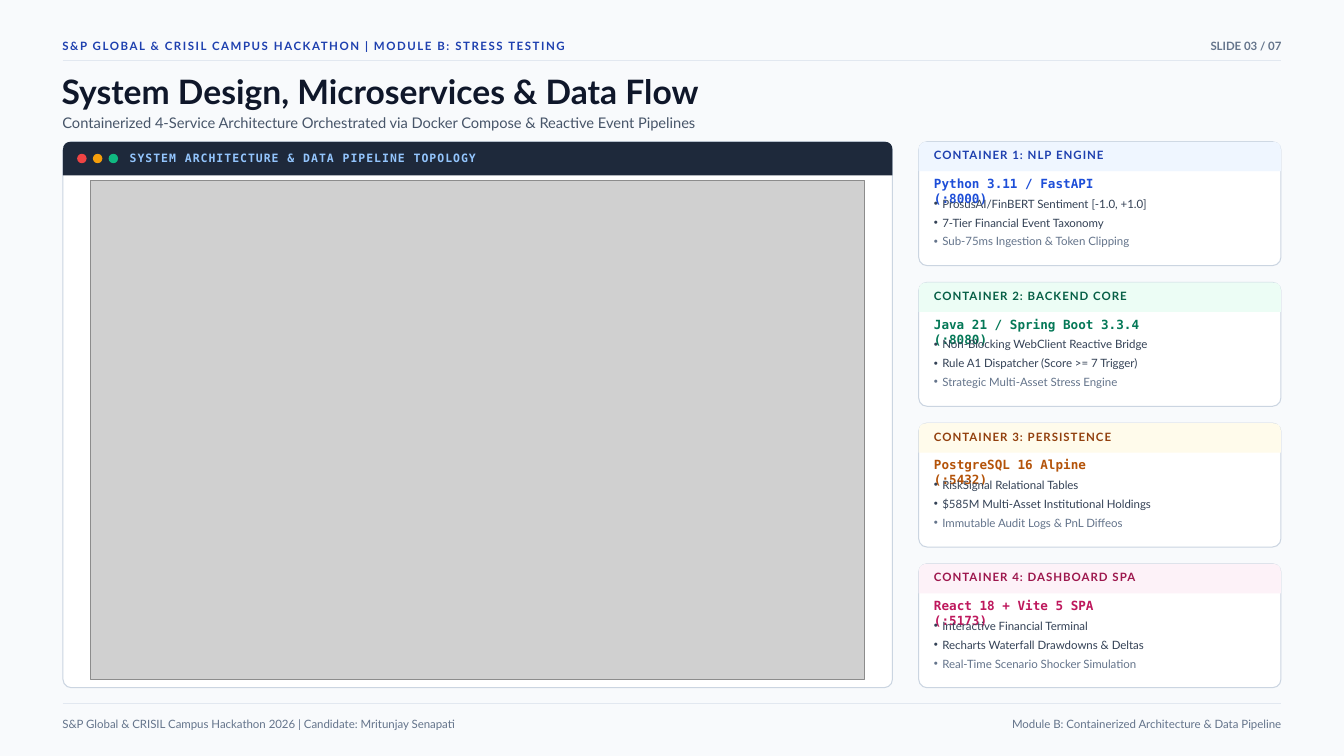
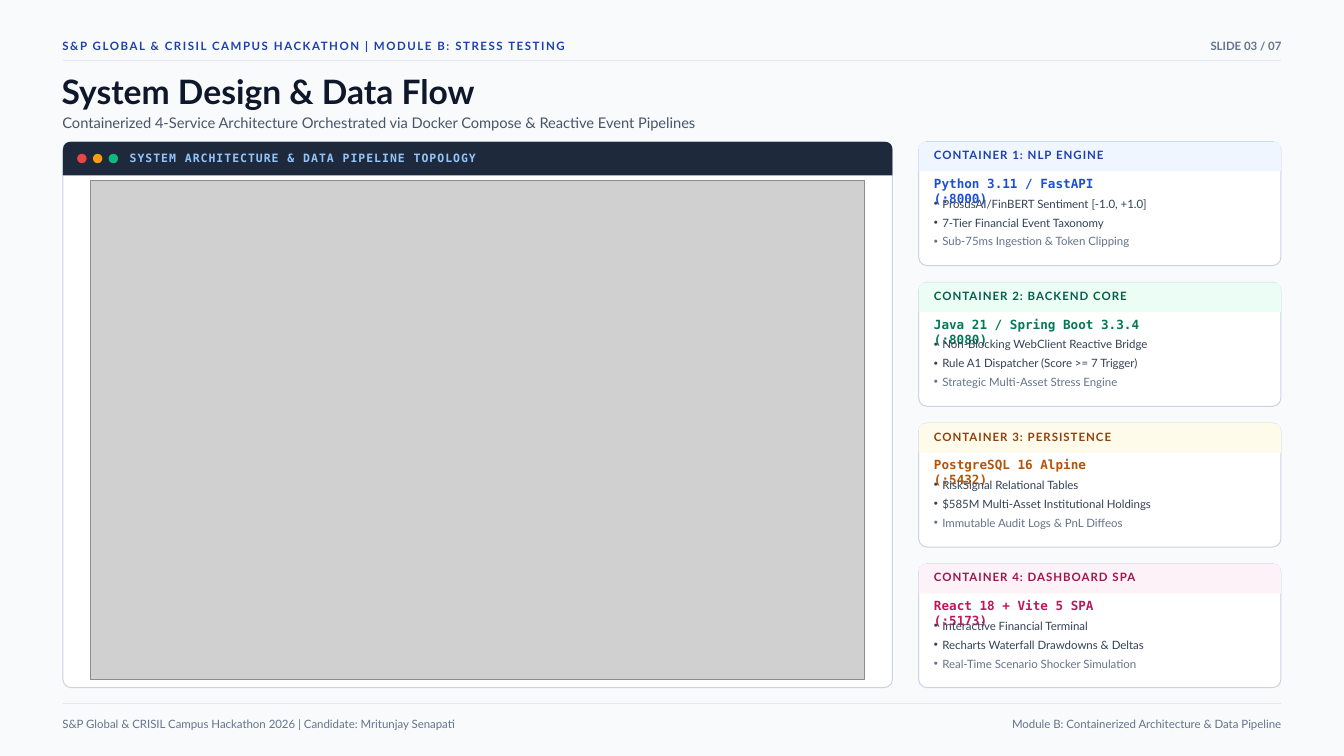
Before and after one commit to Mritunjay28/iiit-bhubaneswar-mritunjay-senapati-hackathon, a slide deck: slide 3 of docs/presentation.pptx. Drawn at 1344x756 pixels with LibreOffice and Linux fonts; fonts in the diff are those of the drawing; grey boxes stand for pictures. Boxes give left, top, right and bottom in pixels: in the first picture for what was removed or moved away, otherwise in the second. Text is boxed around its words. In the diff, an @@ line names an element or a change of style, - is before the commit and + after.

```diff
--- a/docs/presentation.pptx
+++ b/docs/presentation.pptx
@@ text at (62,79,475,110): text changed @@
-System Design, Microservices & Data Flow
+System Design & Data Flow
```
Also in this commit, not shown: 3 other files.
